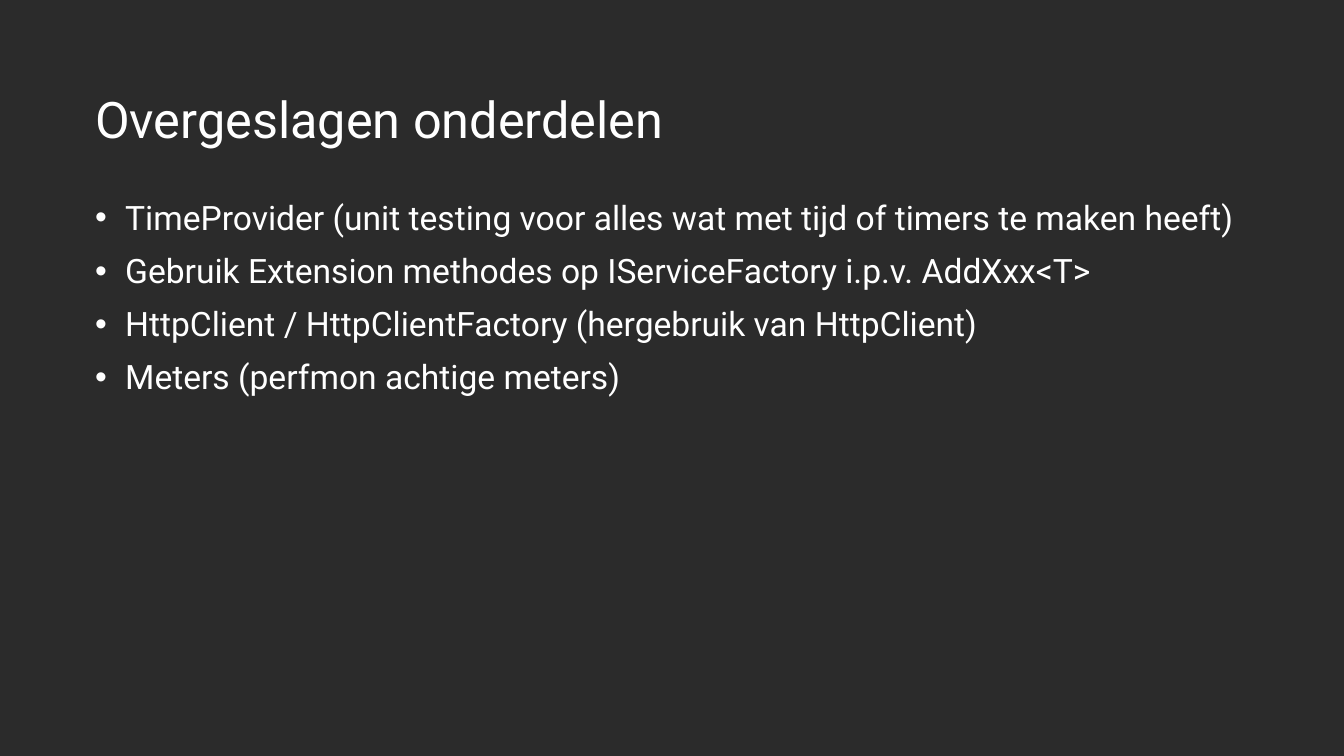
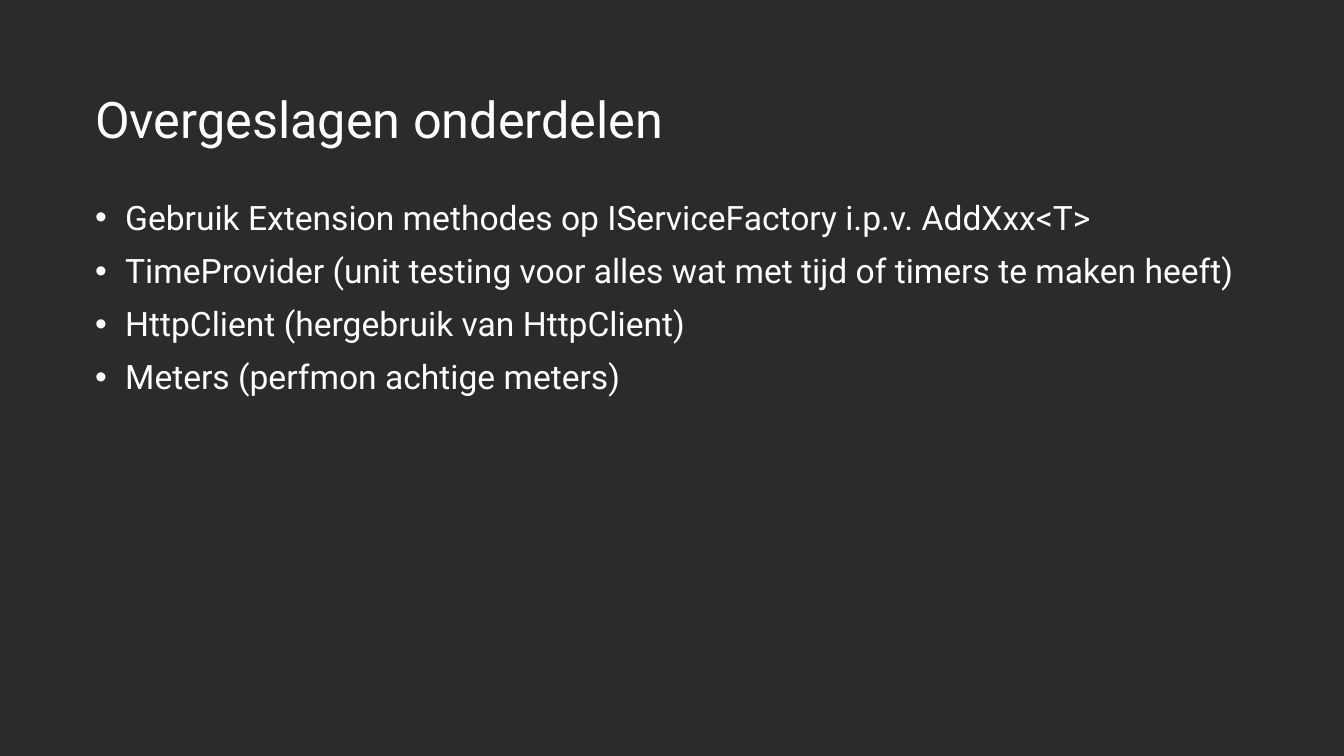
Before and after one commit to desdesdes/effectief-coredi, a slide deck: slide 25 of DI.pptx. Drawn at 1344x756 pixels with LibreOffice and Linux fonts; fonts in the diff are those of the drawing; background and template pictures are left out; a plain dark background stands for a picture behind light text. Boxes give left, top, right and bottom in pixels: in the first picture for what was removed or moved away, otherwise in the second. Text is boxed around its words. In the diff, an @@ line names an element or a change of style, - is before the commit and + after.

```diff
--- a/DI.pptx
+++ b/DI.pptx
@@ text at [125,204,1091,237]: paragraph added @@
+• Gebruik Extension methodes op IServiceFactory i.p.v. AddXxx<T>
@@ text at [125,309,685,344]: text changed @@
-• Gebruik Extension methodes op IServiceFactory i.p.v. AddXxx<T>
-• HttpClient / HttpClientFactory (hergebruik van HttpClient)
+• HttpClient (hergebruik van HttpClient)
```
Also in this commit, not shown: 1 slide added, 1 other file.
